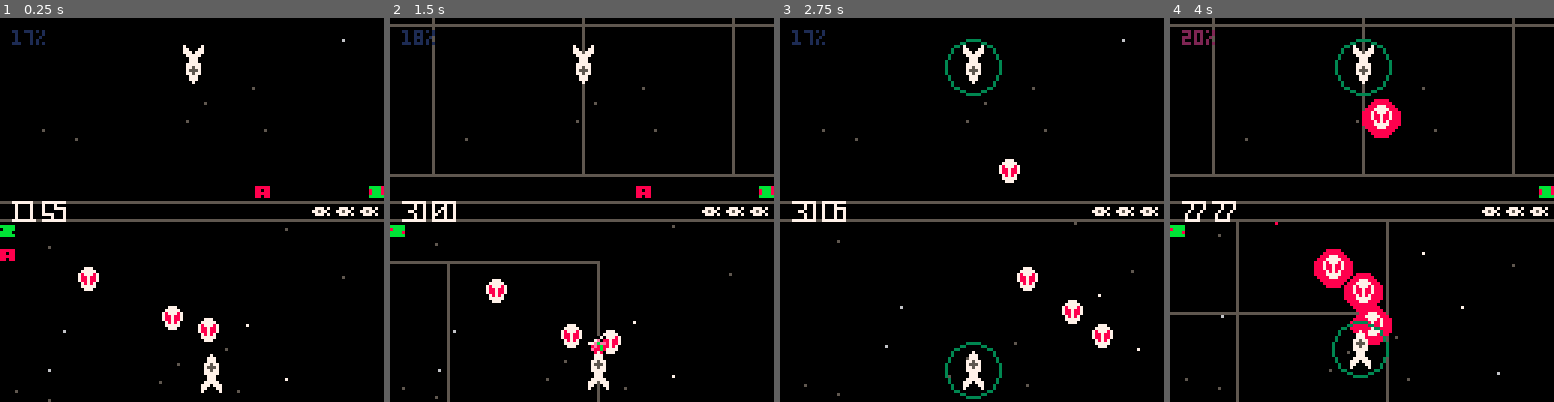
Above: before the commit, frames 1-4 (left to right).
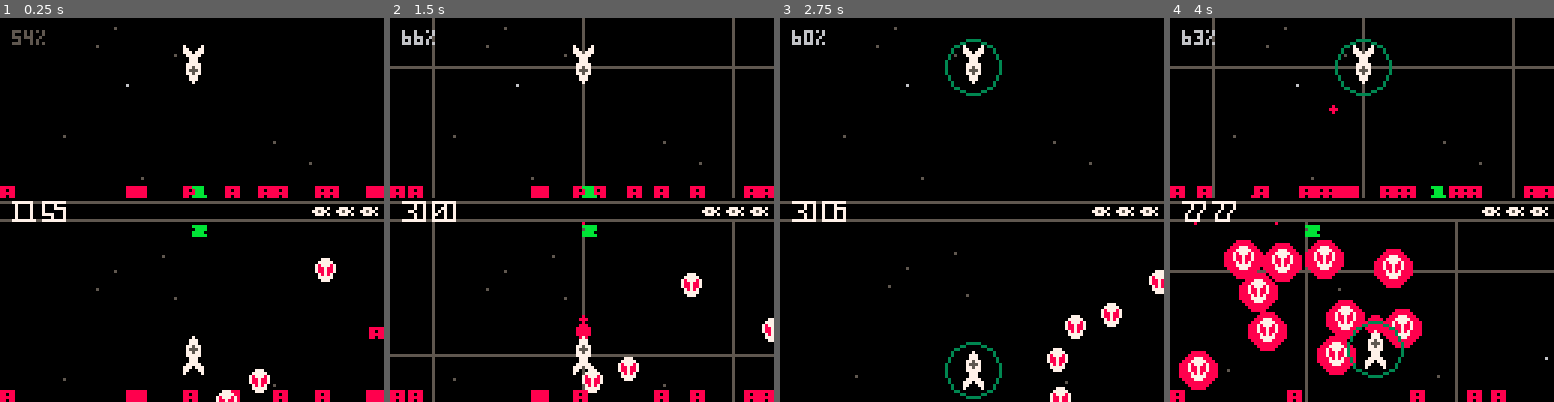
Above: after the commit, the same moments.

Repository: catnipped/friendlyfire
Game: PICO-8 cartridge friendlyfire.p8
Two runs of this game, one before a commit and one after it. Both use one fixed random seed, a clock stepped at 60 frames per second and the inputs below.
Inputs:
- Up to frame 1 (0.25 s): no input
- Up to frame 2 (1.5 s): tap O (Z key) at 0.33, 0.7, 1.43 s
- Up to frame 3 (2.75 s): hold Left 1.97-2.37 s; tap O (Z key) at 2.22 s; hold Down from 2.42 s (still down)
- Up to frame 4 (4 s): release Down at 2.82 s; hold Right 2.87-3.53 s; tap O (Z key) at 3.1, 3.98 s; hold Up from 3.58 s (still down)

The runs differ from the first frame. In frame 1, 4.7% of the frame differs, in the area x 0-100%, y 2-100%; in frame 2, 9.8%; in frame 3, 2.5%; in frame 4, 17%, in the area x 0-100%, y 1-100%.

Commit message:
quadtree

Diff:
--- a/friendlyfire.p8
+++ b/friendlyfire.p8
@@ -15,15 +15,188 @@
 -- �█� highscores
 -- �█� ui
 
+-- ------------------------------------------------
+-- constants
+-- ------------------------------------------------
+
+nw = 1
+ne = 2
+sw = 3
+se = 4
+
+-- ------------------------------------------------
+-- local variables
+-- ------------------------------------------------
+
+maxlevels = 15
+maxobjects = 3
+
+-- ------------------------------------------------
+-- constructor
+-- ------------------------------------------------
+
+---
+-- creates a new node of the quadtree.
+-- @param level - the level of depth of the node.
+-- @param x - the position of the node on the x-axis.
+-- @param y - the position of the node on the y-axis.
+-- @param w - the width of the node.
+-- @param h - the height of the node.
+--
+
+local quadtree = {}
+
+function quadtree:new( level, x, y, w, h )
+	local self = {}
+	local mx, my = x + ( w * 0.5 ), y + ( h * 0.5 )
+	local objects = {}
+
+	local split = false
+	local nodes
+
+	-- ------------------------------------------------
+	-- private functions
+	-- ------------------------------------------------
+
+	---
+	-- determines in which subnode the given coordinates are
+	-- contained and returns the corresponding index.
+	-- @param cx - center along the x-axis of the node.
+	-- @param cy - center along the y-axis of the node.
+	-- @param nx - the x-coordinate to check.
+	-- @param ny - the y-coordinate to check.
+	--
+	local function determineindex( cx, cy, nx, ny )
+		if nx <= cx and ny <= cy then
+			return nw
+		elseif nx <= cx and ny > cy then
+			return sw
+		elseif nx > cx and ny <= cy then
+			return ne
+		elseif nx > cx and ny > cy then
+			return se
+		end
+	end
+
+	---
+	-- divides the current node and creates four subnodes
+	-- if they haven't been created yet.
+	--
+	local function divide( nx, ny, nw, nh )
+		nw, nh = nw * 0.5, nh * 0.5;
+		if not nodes then
+			nodes = {}
+			nodes[nw] = quadtree:new( level + 1, nx,      ny,      nw, nh )
+			nodes[ne] = quadtree:new( level + 1, nx + nw, ny,      nw, nh )
+			nodes[sw] = quadtree:new( level + 1, nx,      ny + nh, nw, nh )
+			nodes[se] = quadtree:new( level + 1, nx + nw, ny + nh, nw, nh )
+		end
+		split = true
+	end
+
+	-- ------------------------------------------------
+	-- public functions
+	-- ------------------------------------------------
+
+	-- clears all references to objects stored in the node.
+	--
+	function self:clear()
+		if split then
+			for i = 1, #nodes do
+				nodes[i]:clear()
+			end
+			split = false;
+		else
+			for i = 1, #objects do
+				objects[i] = nil
+			end
+		end
+	end
+
+	---
+	-- inserts a new object into the node. if the node is already split,
+	-- the object is pushed to one of the subnodes. if it hasn't been split
+	-- yet the object will be added to the current level. the node is split,
+	-- when the amount of objects is bigger than the maximum of allowed
+	-- nodes.
+	-- @param obj
+	-- @param nx
+	-- @param ny
+	--
+	function self:insert( obj, nx, ny )
+		-- if the node is already split add it to one of its children.
+		if split then
+			nodes[determineindex( mx, my, nx, ny )]:insert( obj, nx, ny)
+			return;
+		end
+
+		-- if the node isn't split add the object to its pool.
+		objects[#objects + 1] = obj
+
+		-- if the amount of objects surpasses the maximum amount allowed,
+		-- the node is split and the objects are redistributed among the
+		-- subnodes.
+		printh(#objects .. " / " .. maxobjects)
+		if #objects > maxobjects then
+			printh(level .. " / " .. maxlevels)
+			if level < maxlevels then
+				divide( x, y, w, h )
+
+				local ox, oy
+				for i = 1, #objects do
+					ox, oy = objects[i].x,objects[i].y
+					nodes[determineindex( mx, my, ox, oy )]:insert( objects[i], ox, oy )
+					objects[i] = nil
+				end
+			end
+		end
+	end
+
+	---
+	-- retrieves all objects in the same node as the given coordinates.
+	-- @param nx
+	-- @param ny
+	--
+	function self:retrieve( nx, ny )
+		if split then
+			return nodes[determineindex( mx, my, nx, ny )]:retrieve( nx, ny );
+		end
+		return objects;
+	end
+
+	---
+	-- sets the dimensions of the node.
+	-- @param nw
+	-- @param nh
+	--
+	function self:updatedimensions( nx, ny, nw, nh )
+		-- update upvalues.
+		x, y, w, h = nx, ny, nw, nh
+		mx, my = x + (w * 0.5), y + (h * 0.5)
+
+		-- update child nodes.
+		if nodes then
+			nx, ny, nw, nh = x, y, w * 0.5, h * 0.5;
+			nodes[nw]:updatedimensions( nx,      ny,      nw, nh )
+			nodes[ne]:updatedimensions( nx + nw, ny,      nw, nh )
+			nodes[sw]:updatedimensions( nx,      ny + nh, nw, nh )
+			nodes[se]:updatedimensions( nx + nw, ny + nh, nw, nh )
+		end
+	end
+
+	return self;
+end
+
 --init and help functions below
 function _init()
+ 	sectors = quadtree:new(0,0,0,100,100)
 	const = {
 		bounds = {
-			{x = -100, y = 64, w = 200, h = 100},
-			{x = -100, y = -64, w = 200, h = 100}
+			{x = 200, y = 350, w = 200, h = 100},
+			{x = 200, y = 200, w = 200, h = 100}
 		},
 		limits = {
-			x1 = -200, x2 = 300, y1 = -200, y2 = 200
+			x1 = 100, x2 = 600, y1 = 100, y2 = 550
 		},
 		vector = {
 			up = {0,-1},
@@ -31,20 +204,22 @@
 		},
 		stars = initstars(64,3)
 	}
+
 	const = protect(const)
+
 	state = {
 		score = 0,
 		lives = 3,
 		players = {
 			{ id = 1,
-				x = 100,
-				y = 100,
+				x = const.bounds[1].x+100,
+				y = const.bounds[1].y+50,
 				rad = 3,
 				vx = 0,
 				vy = 0,
 				cam = {
-					x = 0,
-					y = 0
+					x = const.bounds[1].x+100,
+					y = const.bounds[1].y+50,
 				},
 				shield = true,
 				shieldrad = 9,
@@ -53,14 +228,14 @@
 				rateoffire = {0,0.2}
 			},
 			{ id = 2,
-				x = 0,
-				y = 0,
+				x = const.bounds[2].x+100,
+				y = const.bounds[2].y+50,
 				rad = 3,
 				vx = 0,
 				vy = 0,
 				cam = {
-					x = 0,
-					y = 0
+					x = const.bounds[2].x+100,
+					y = const.bounds[2].y+50,
 				},
 				shield = true,
 				shieldrad = 9,
@@ -72,11 +247,12 @@
 		enemies = {},
 		projectiles = {},
 		animations = {},
-		time = 0
+		time = 0,
 	}
+
 	printh("init")
-	for i = 1,4 do
-		add(state.enemies, spawnenemy({rnd(100),rnd(100)},"alien"))
+	for i = 1,16 do
+		add(state.enemies, spawnenemy({const.bounds[1].x + rnd(200),const.bounds[1].y + rnd(200)},"alien"))
 	end
 end
 
@@ -179,6 +355,12 @@
 	lstate.players = updateplayers(lstate.players, lstate.time, events)
 	lstate.enemies = updateenemies(lstate.enemies, lstate.time, events)
 	lstate.projectiles = updateprojectiles(lstate.projectiles)
+
+	sectors:clear()
+	sectors = updatequadtree(sectors, lstate.players)
+	sectors = updatequadtree(sectors, lstate.enemies)
+	sectors = updatequadtree(sectors, lstate.projectiles)
+	printh(#sectors:retrieve(lstate.players[1].x,lstate.players[1].y))
 	events = returncollisions(events,lstate)
 	events = updateevents(lstate,events)
 	lstate.animations = updateanims(lstate.animations)
@@ -186,11 +368,46 @@
 	lstate.time += 1/60
 	if every(rnd(60)) then lstate.score += flr(rnd(10)) end
 	state = lstate
-	events = {}
-	if state.enemies[1].x > 300 then
-		printh(state.players[1].x .. "/" .. state.players[1].y)
-	end
-end
+--	printh("memory: ".. (stat(0)/1024))
+end
+
+-- function initsectors(width,height)
+-- 	local sectors = {}
+-- 	for x = -width,width do
+-- 		sectors[x] = {}
+-- 		for y = -height,height do
+-- 			sectors[x][y] = {}
+-- 		end
+-- 	end
+-- 	return sectors
+-- end
+
+-- function updatesectors(sectors, entities)
+-- 	for i in all(entities) do
+-- 		local sector = isinsector({i.x,i.y})
+-- 		if sectors[sector[1]] == nil then
+-- 			sectors[sector[2]] = {}
+-- 		end
+-- 		if sectors[sector[1]][sector[2]] == nil then
+-- 			sectors[sector[1]][sector[2]] = {}
+-- 		end
+-- 		add(sectors[sector[1]][sector[2]],i)
+-- 	end
+-- 	return sectors
+-- end
+
+-- function isinsector(vector)
+-- 	return {flr(vector[1]/50),flr(vector[2]/50)}
+-- end
+
+function updatequadtree(tree,entities)
+	for i in all(entities) do
+		tree:insert(i,i.x,i.y)
+	end
+	return tree
+end
+
+
 
 function cleanup(state)
 	local lstate = state
